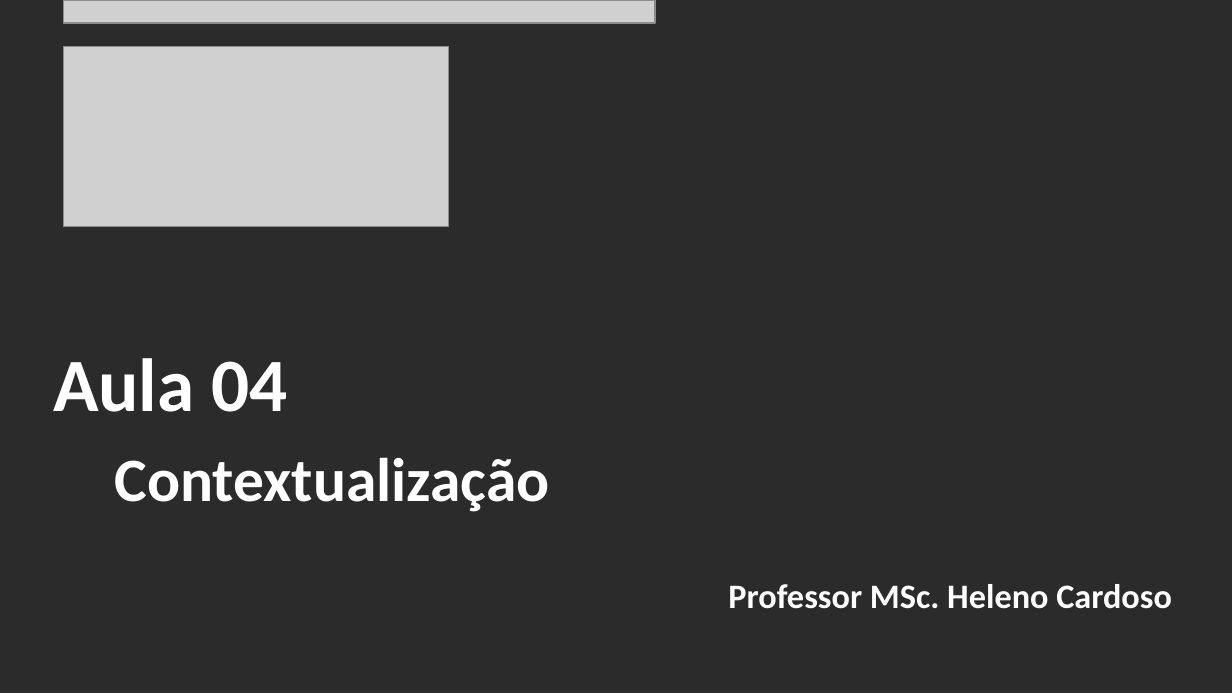
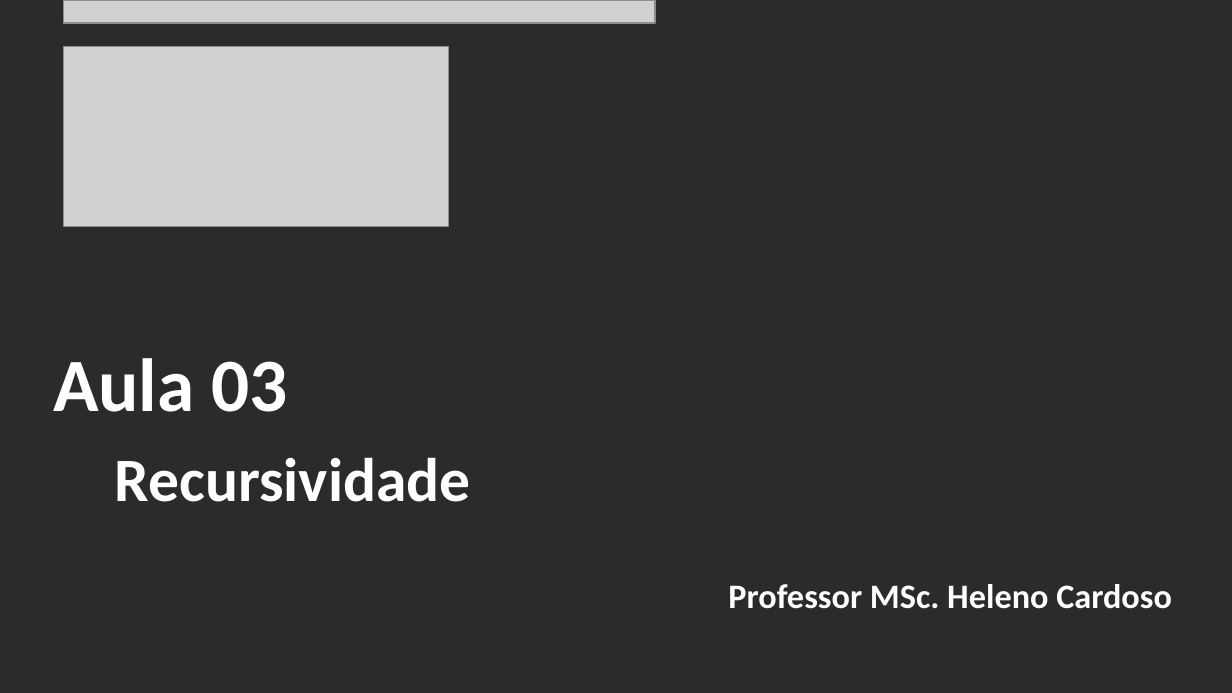
Before and after one commit to CloudEducationBrazil/WydenAlgoritmosEComplexidade, a slide deck: slide 2 of 01 Classes/Aula 03 - Algoritmos e Complexidade - Recursividade.pptx. Drawn at 1232x693 pixels with LibreOffice and Linux fonts; fonts in the diff are those of the drawing; grey boxes stand for pictures; background and template pictures are left out; a plain dark background stands for a picture behind light text. Boxes give left, top, right and bottom in pixels: in the first picture for what was removed or moved away, otherwise in the second. Text is boxed around its words. In the diff, an @@ line names an element or a change of style, - is before the commit and + after.

```diff
--- a/01 Classes/Aula 03 - Algoritmos e Complexidade - Recursividade.pptx
+++ b/01 Classes/Aula 03 - Algoritmos e Complexidade - Recursividade.pptx
@@ title at (x1=53, y1=358, x2=471, y2=502): text changed @@
-Aula 04
-Contextualização
+Aula 03
+Recursividade
```
Also in this commit, not shown: 5 other slides changed, 15 slides added, 14 other files.
